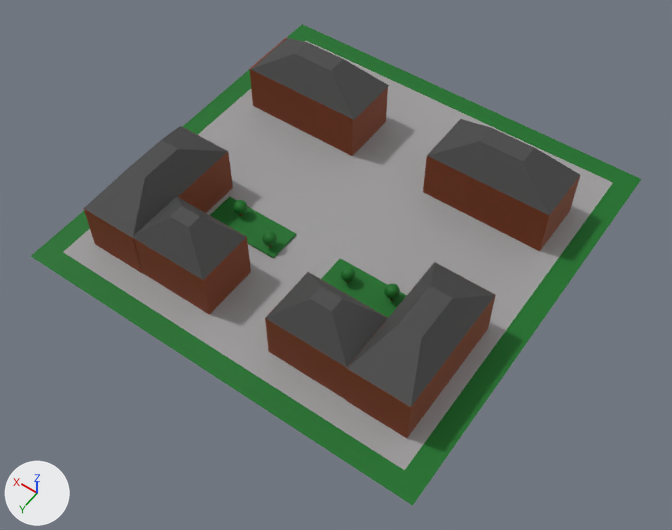
Before and after pictures for a commit that changed the OBJ model homework6/models/shelby.obj.
Before and after are seen from a 50 mm camera at (-79.4, 115.3, 160.9) aimed at (-5.7, 12.0, -1.3). Every picture has the same lights, and +X, +Y and +Z are marked at lower left. Where no turn or scale is listed for an object, it has been applied to the vertices.
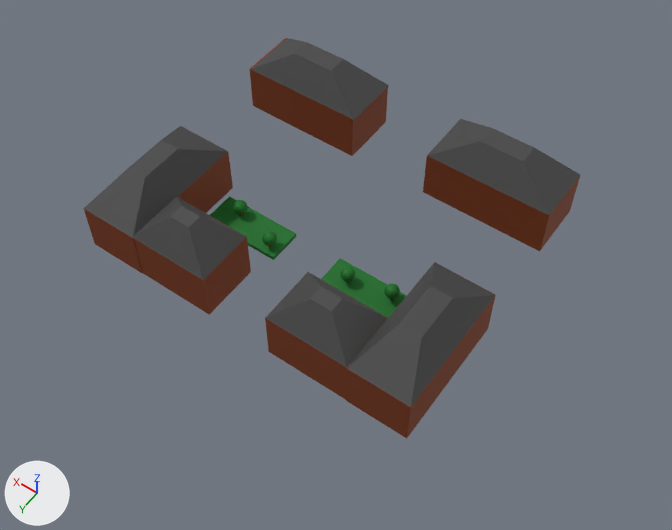
Edits to the bpy script that builds the scene:
```text
Remove ob_ground_plane:
    ob_ground_plane = bpy.data.objects.new('Ground_Plane', me_ground_plane)
    ob_ground_plane.location = (0.0, 0.0, 0.0)
Remove ob_plane_plane_001:
    ob_plane_plane_001 = bpy.data.objects.new('Plane_Plane.001', me_plane_plane_001)
    ob_plane_plane_001.location = (0.0, 0.0, 0.0)
```

Boxes [x1, y1, x2, y2] around the edits, measured in the pictures (672 x 530 px):
'Plane_Plane.001', deleted
    before: [64, 41, 612, 470]
'Ground_Plane', deleted (green)
    before: [31, 24, 641, 506]
